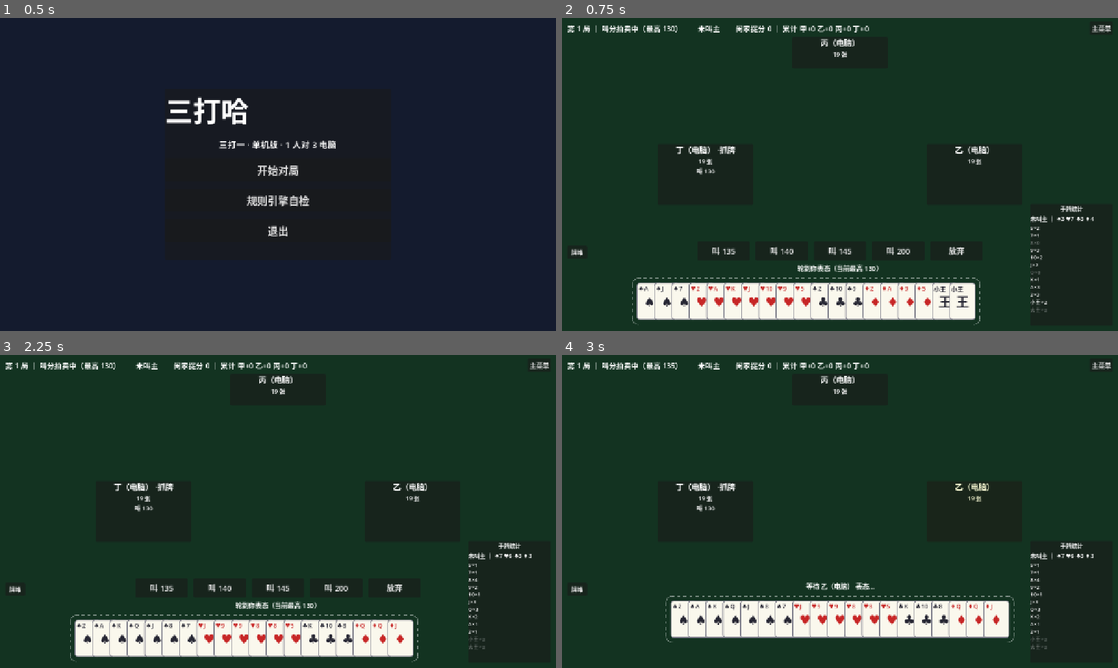
Above: before the commit, frames 1-4 (two rows, left to right).
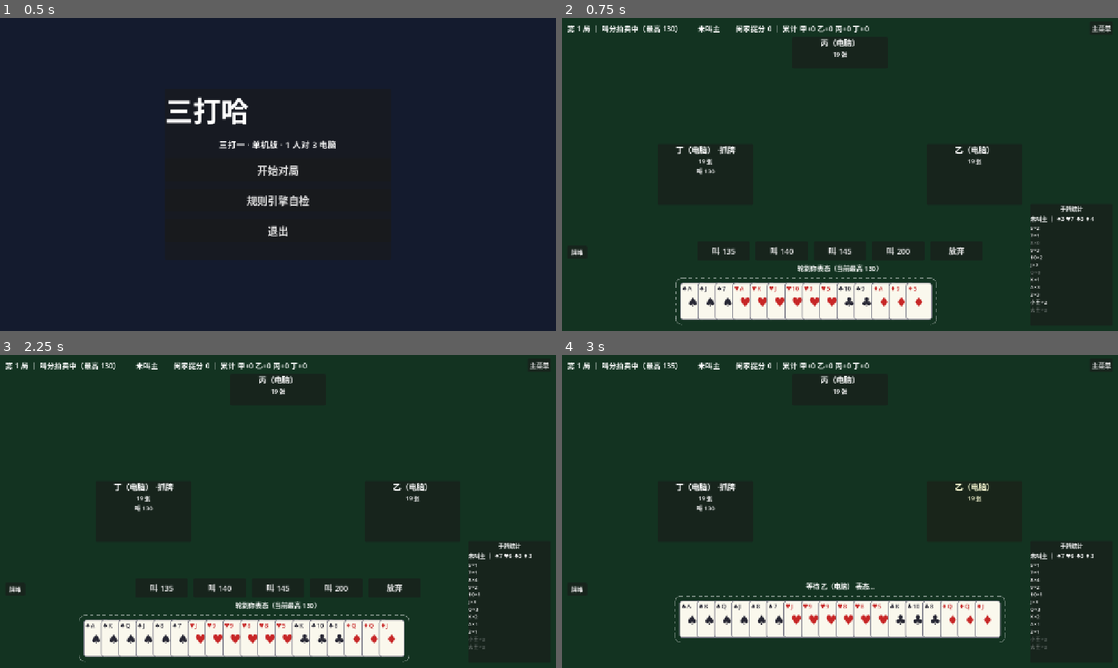
Above: after the commit, the same moments.

Repository: longy1/three-beat-one
Game: Godot game, scene res://scenes/main_menu.tscn
The game is run twice, just before and just after one commit, with the same random seed, the same clock (stepped at 60 frames per second) and the same inputs.
Inputs:
- Up to frame 1 (0.5 s): no input
- Up to frame 2 (0.75 s): click "开始对局" at 0.5 s
- Up to frame 3 (2.25 s): click "主菜单" at 1.25 s; click "开始对局" at 2 s
- Up to frame 4 (3 s): click "叫 135" at 2.75 s

Frame 1 is identical in both runs. In frame 2, 4.1% of the frame differs, in the area x 12-76%, y 82-99%; in frame 3, 3.2%; in frame 4, 3.2%.

Commit message:
ui: 叫主前手牌同样分两框——王与所有 2（确定常主）居左，四门花色居右

Diff:
--- a/scripts/game_table.gd
+++ b/scripts/game_table.gd
@@ -591,8 +591,16 @@
 	return a.rank > b.rank
 
 
+## 叫主前左区（确定常主：王与所有 2）排序键：大王 > 小王 > 各 2（♠→♥→♣→♦）
+static func _pre_trump_main_key(c: Card) -> Array:
+	if c.is_joker():
+		return [2 if c.rank == Card.RANK_BIG_JOKER else 1, 0]
+	return [0, -c.suit]
+
+
 ## 手牌：德州扑克桌面式分区——左框主牌、右框副牌（圆角虚线框），
 ## 每个区域内从左至右按从大到小排列。
+## 叫主前同样分两块：王与所有 2（必然常主）进左框；四门花色普通牌进右框。
 func _render_hand() -> void:
 	for child in hand_row.get_children():
 		child.queue_free()
@@ -602,14 +610,24 @@
 	var trump_cards: Array = []
 	var side_cards: Array = []
 	for c in engine.get_hand(HUMAN_SEAT):
-		if trump != null and trump.is_trump(c):
+		var is_main: bool
+		if trump != null:
+			is_main = trump.is_trump(c)
+		else:
+			is_main = c.is_joker() or c.rank == Card.RANK_2
+		if is_main:
 			trump_cards.append(c)
 		else:
 			side_cards.append(c)
-	# 主牌区：3.1 牌力从大到小（大王最左 → 主5 最右）
-	trump_cards.sort_custom(func(a: Card, b: Card) -> bool:
-		return trump.card_power(a) > trump.card_power(b))
-	# 副牌区：花色分组、组内从大到小；叫主前无主牌区，全部进副牌区
+	# 主牌区（左框）：从大到小。叫主后按 3.1 牌力（大王→…→主5）；
+	# 叫主前为确定常主：大王 → 小王 → 各 2（♠→♥→♣→♦）
+	if trump != null:
+		trump_cards.sort_custom(func(a: Card, b: Card) -> bool:
+			return trump.card_power(a) > trump.card_power(b))
+	else:
+		trump_cards.sort_custom(func(a: Card, b: Card) -> bool:
+			return _pre_trump_main_key(a) > _pre_trump_main_key(b))
+	# 副牌区（右框）：花色分组、组内从大到小
 	side_cards.sort_custom(_side_display_cmp)
 
 	var groups: Array = []
